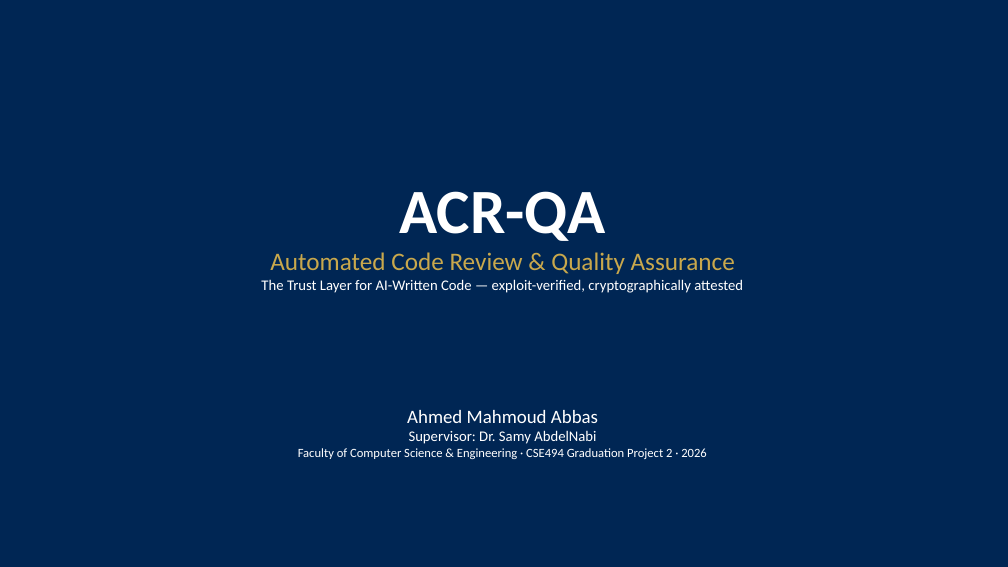
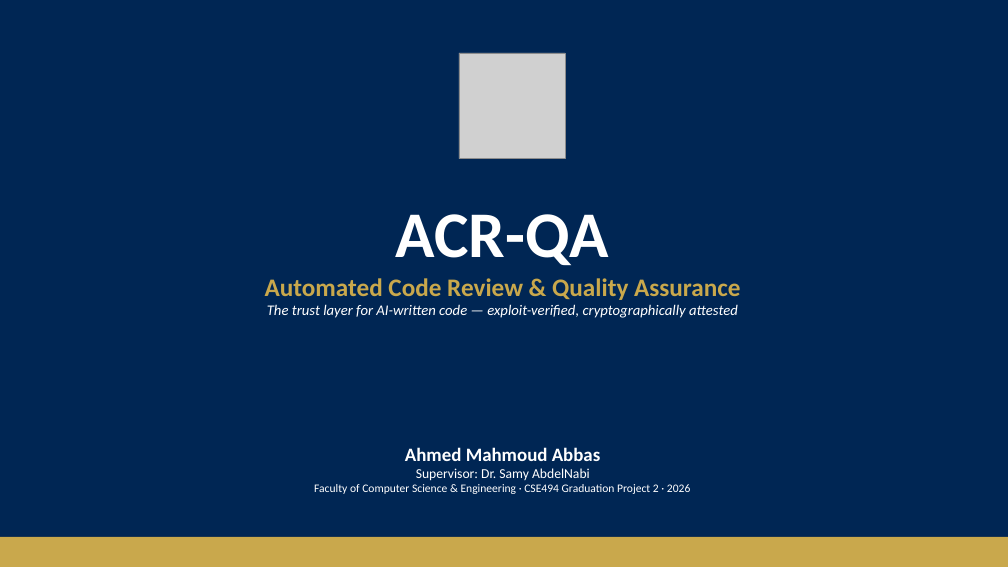
Before and after one commit to starredjaco/ACR-QA, a slide deck: slide 1 of docs/ACR-QA_Defense.odp. Drawn at 1008x567 pixels with LibreOffice and Linux fonts; fonts in the diff are those of the drawing; grey boxes stand for pictures. Boxes give left, top, right and bottom in pixels: in the first picture for what was removed or moved away, otherwise in the second. Text is boxed around its words. In the diff, an @@ line names an element or a change of style, - is before the commit and + after.

Commit message:
feat(defense): god-mode deck — sales narrative + real dashboard screenshots
Rebuild build_defense_deck.py into a 20-slide sales deck: hook (AI writes 1.88x more
vulns), market-reality hero stats ($10-50k vs $0), the Confirmed-Tier funnel visual
(1,942 -> 55), Evaluation table, three trust proofs, competitive matrix, "What ACR-QA
Delivers" close, and real embedded dashboard screenshots (Overview, run detail, OWASP
heatmap, verified attestation) captured live via Playwright. KSIU branding + logo.
Rendered and visually verified.

```diff
--- a/docs/ACR-QA_Defense.odp
+++ b/docs/ACR-QA_Defense.odp
@@ picture added at box(459, 53, 566, 159) @@
@@ text "ACR-QA": place and size @@
-text "ACR-QA" at box(261, 191, 743, 293)
+text "ACR-QA" at box(265, 214, 740, 318)
@@ text at box(265, 214, 740, 300): size 60 to 62 pt in "ACR-QA"; bold on in "Automated Code Review & Quality Assurance" @@
@@ text at box(267, 304, 738, 318): text changed; italic on @@
-The Trust Layer for AI-Written Code — exploit-verified, cryptographically attested
+The trust layer for AI-written code — exploit-verified, cryptographically attested
@@ text "Ahmed Mahmoud Abbas": place and size @@
-text "Ahmed Mahmoud Abbas" at box(298, 410, 706, 459)
+text "Ahmed Mahmoud Abbas" at box(314, 447, 690, 494)
@@ text "Ahmed Mahmoud Abbas" at box(314, 447, 690, 494): bold on in "Ahmed Mahmoud Abbas"; size 14 to 13 pt in "Supervisor: Dr. Samy AbdelNabi"; size 12 to 11 pt in "Faculty of Computer Science & Engineering · ..." @@
@@ rectangle added at box(0, 537, 1008, 567), fill #C9A84C @@
```
Also in this commit, not shown: 6 other slides changed, 13 slides added, 7 slides removed, 8 other files.
